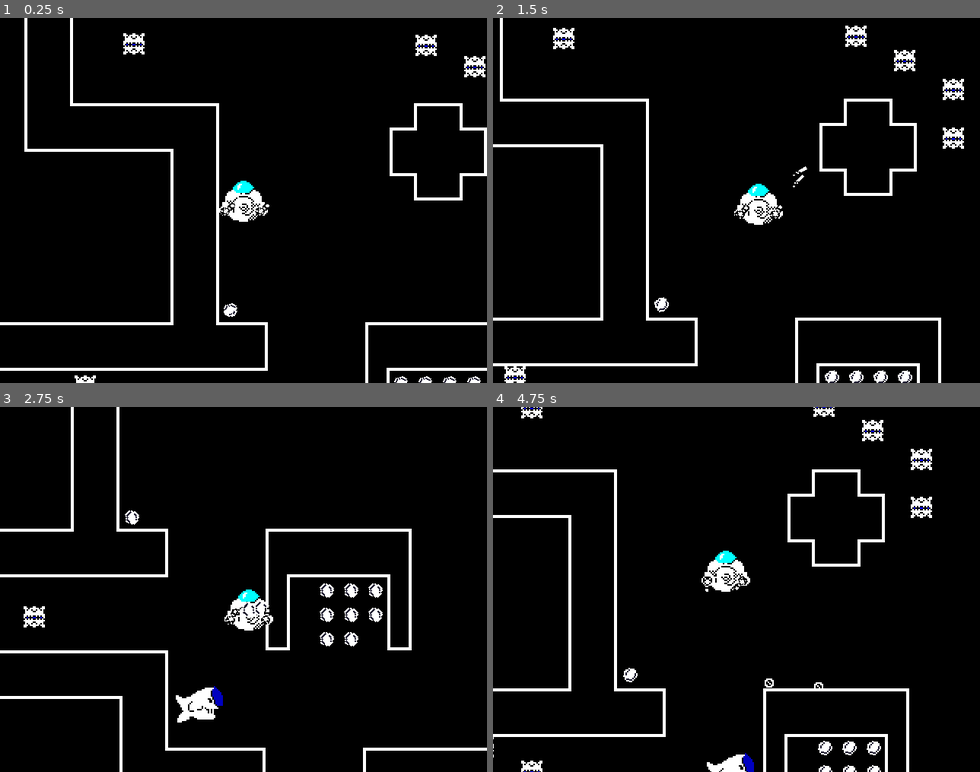
Above: before the commit, frames 1-4 (two rows, left to right).
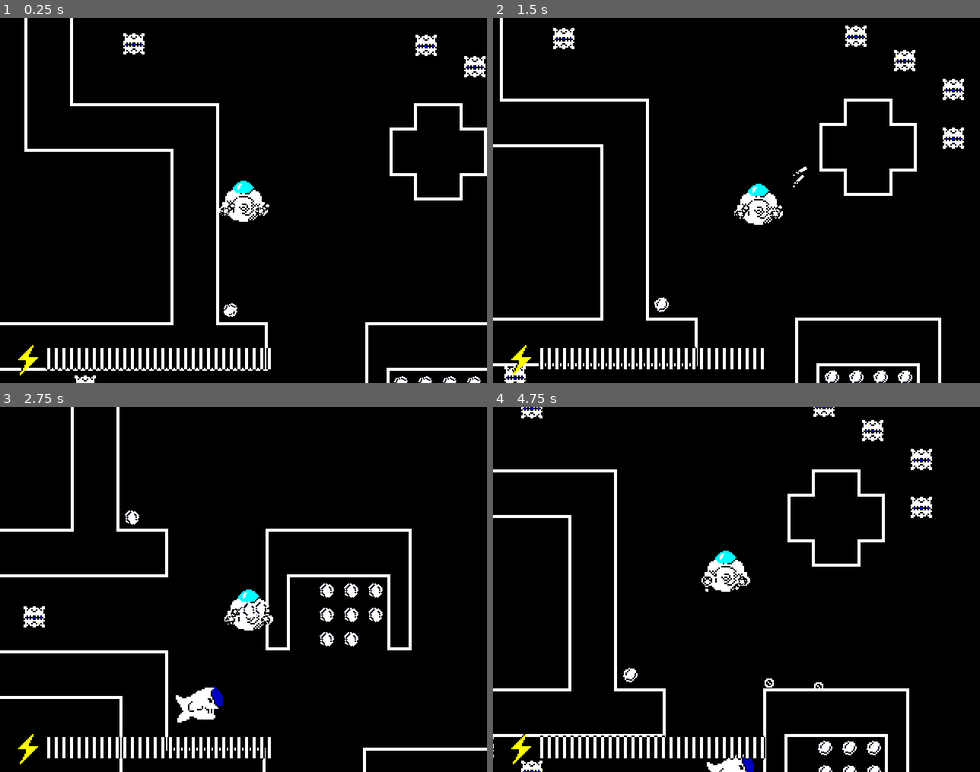
Above: after the commit, the same moments.

Repository: Paar86/Subminer
Game: Godot game, scene res://src/Levels/Main.tscn
Same seed, same stepped clock (60 frames per second), same inputs: the game is played once before the commit and once after it.
Inputs (mouse positions are in pixels of both pictures, inside the frame that each line leads up to):
- Up to frame 1 (0.25 s): no input
- Up to frame 2 (1.5 s): move the mouse to (843, 182) at 0.52 s; hold D (right) 0.53-1.28 s; hold Space (dash) 0.53-1.28 s; click (843, 182) at 0.8 s; move the mouse to (639, 218) at 1.27 s; hold S (down) from 1.28 s (still down); click (639, 218) at 1.35 s
- Up to frame 3 (2.75 s): tap Space (dash) at 1.55 s; move the mouse to (292, 509) at 2.02 s; release S (down) at 2.03 s; hold D (right) from 2.03 s (still down); hold Space (dash) from 2.03 s (still down); click (292, 509) at 2.3 s
- Up to frame 4 (4.75 s): move the mouse to (712, 662) at 2.77 s; release D (right) at 2.78 s; release Space (dash) at 2.78 s; hold W (up) 2.78-3.53 s; click (712, 662) at 2.85 s; tap Space (dash) at 3.05, 4.55 s; move the mouse to (882, 644) at 3.52 s; hold Space (dash) 3.53-4.28 s; hold A (left) from 3.53 s (still down); click (882, 644) at 3.8 s; move the mouse to (590, 534) at 4.27 s; click (590, 534) at 4.35 s

The runs differ from the first frame. In frame 1, 1.3% of the frame differs, in the area x 3-56%, y 89-98%; in frame 2, 1.2%; in frame 3, 1.2%; in frame 4, 1.3%.

Commit message:
Implemented basic UI
Added basic UI elements for displaying life energy of the player.
Other various changes/fixes.

Diff:
--- a/project.godot
+++ b/project.godot
@@ -13,9 +13,15 @@
 "class": "GameActor",
 "language": "GDScript",
 "path": "res://src/Common/GameActor.gd"
+}, {
+"base": "Control",
+"class": "HUD",
+"language": "GDScript",
+"path": "res://src/UI/HUD.gd"
 } ]
 _global_script_class_icons={
-"GameActor": ""
+"GameActor": "",
+"HUD": ""
 }
 
 [application]
@@ -26,6 +32,7 @@
 [autoload]
 
 Enums="*res://src/Autoload/Enums.gd"
+PlayerStats="*res://src/Autoload/PlayerStats.gd"
 
 [display]
 
--- /dev/null
+++ b/src/Autoload/PlayerStats.gd
@@ -0,0 +1,20 @@
+extends Node
+
+signal hitpoints_changed
+signal hitpoints_depleted
+
+const STARTING_HITPOINTS := 30
+
+var hitpoints := STARTING_HITPOINTS setget _set_hitpoints
+
+
+func _ready() -> void:
+	pass
+
+
+func _set_hitpoints(new_value: int) -> void:
+	hitpoints = clamp(new_value, 0, STARTING_HITPOINTS)
+	emit_signal("hitpoints_changed", hitpoints)
+
+	if hitpoints == 0:
+		emit_signal("hitpoints_depleted")
--- a/src/Enemies/HammerFish.tscn
+++ b/src/Enemies/HammerFish.tscn
@@ -27,12 +27,12 @@
 [node name="ChargeDetectorHigh" type="RayCast2D" parent="."]
 position = Vector2( 0, -7 )
 enabled = true
-cast_to = Vector2( 100, 0 )
+cast_to = Vector2( 200, 0 )
 
 [node name="ChargeDetectorLow" type="RayCast2D" parent="."]
 position = Vector2( 0, 7 )
 enabled = true
-cast_to = Vector2( 100, 0 )
+cast_to = Vector2( 200, 0 )
 
 [node name="CollisionShape2D" type="CollisionShape2D" parent="."]
 rotation = 1.5708
--- a/src/Enemies/Mine.gd
+++ b/src/Enemies/Mine.gd
@@ -42,6 +42,6 @@
 		explode()
 
 
-func _on_TriggerArea_area_entered(area: Area2D) -> void:
-	if !area.owner.is_in_group("Mines"):
+func _on_TriggerArea_body_entered(body: Node) -> void:
+	if !body.is_in_group("Mines"):
 		explode()
--- a/src/Enemies/Mine.tscn
+++ b/src/Enemies/Mine.tscn
@@ -97,4 +97,4 @@
 
 [connection signal="body_entered" from="PlayerDetector" to="." method="_on_PlayerDetector_body_entered"]
 [connection signal="body_exited" from="PlayerDetector" to="." method="_on_PlayerDetector_body_exited"]
-[connection signal="area_entered" from="TriggerArea" to="." method="_on_TriggerArea_area_entered"]
+[connection signal="body_entered" from="TriggerArea" to="." method="_on_TriggerArea_body_entered"]
--- a/src/Levels/Main.tscn
+++ b/src/Levels/Main.tscn
@@ -1,8 +1,9 @@
-[gd_scene load_steps=52 format=2]
+[gd_scene load_steps=53 format=2]
 
 [ext_resource path="res://assets/tilemap_base.png" type="Texture" id=1]
 [ext_resource path="res://src/Common/ObjectPlacerTileMap.tscn" type="PackedScene" id=2]
 [ext_resource path="res://src/Pickups/MineralBodyFloor.tscn" type="PackedScene" id=3]
+[ext_resource path="res://src/UI/HUD.tscn" type="PackedScene" id=4]
 [ext_resource path="res://src/Pickups/MineralBodyCeiling.tscn" type="PackedScene" id=6]
 
 [sub_resource type="ConvexPolygonShape2D" id=2]
@@ -467,3 +468,7 @@
 
 [node name="MineralBodyFloor2" parent="." instance=ExtResource( 3 )]
 position = Vector2( 128, 576 )
+
+[node name="CanvasLayer" type="CanvasLayer" parent="."]
+
+[node name="HUD" parent="CanvasLayer" instance=ExtResource( 4 )]
--- a/src/Player/PlayerKinematic.gd
+++ b/src/Player/PlayerKinematic.gd
@@ -1,6 +1,6 @@
 extends GameActor
 
-enum states { IDLE, MOVE, DRIFT }
+enum States { IDLE, MOVE, DRIFT }
 
 export var _hitpoints_override := 50
 export var _gravity_max := 30.0
@@ -12,84 +12,98 @@
 export var _rate_of_fire := 0.08
 export var _dash_timeout := 1.5
 
-var dash_enabled := true
-var velocity := Vector2(0.0, 0.0)
-var is_firing := false
-var state: int = states.IDLE
-var input_direction = Vector2.ZERO
-var _is_invincible: bool setget set_invincibility, get_invincibility
+var _player_stats := PlayerStats
+var _is_invincible: bool setget _set_invincibility, _get_invincibility
+var _dash_enabled := true
+var _velocity := Vector2(0.0, 0.0)
+var _is_firing := false
+var _state: int = States.IDLE
+var _input_direction = Vector2.ZERO
 
 onready var _main_sprite: Sprite = $Sprite
 onready var _cannon_left_sprite: Sprite = $CannonLeftPivot/CannonLeft
 onready var _cannon_right_sprite: Sprite = $CannonRightPivot/CannonRight
-onready var projectiles_container: Node = $BulletsContainer
-onready var left_cannon: Position2D = $CannonLeftPivot
-onready var right_cannon: Position2D = $CannonRightPivot
-onready var left_cannon_point: Position2D = $CannonLeftPivot/CannonLeft/BulletSpawnPoint
-onready var right_cannon_point: Position2D = $CannonRightPivot/CannonRight/BulletSpawnPoint
+onready var _projectiles_container: Node = $BulletsContainer
+onready var _left_cannon: Position2D = $CannonLeftPivot
+onready var _right_cannon: Position2D = $CannonRightPivot
+onready var _left_cannon_point: Position2D = $CannonLeftPivot/CannonLeft/BulletSpawnPoint
+onready var _right_cannon_point: Position2D = $CannonRightPivot/CannonRight/BulletSpawnPoint
 onready var _hurt_box := $Hurtbox
 
-var projectile_scene := preload("res://src/Player/Projectile.tscn")
+var _projectile_scene := preload("res://src/Player/Projectile.tscn")
+
+
+func propagate_effects(effects: Dictionary = {}) -> void:
+	if !_is_invincible:
+		_start_damage_flashing()
+
+		if Enums.Effects.DAMAGE in effects:
+			PlayerStats.hitpoints -= effects[Enums.Effects.DAMAGE]
+		if Enums.Effects.PUSH in effects:
+			var value: Vector2 = effects[Enums.Effects.PUSH]
+			_velocity = value
+			_state = States.DRIFT
 
 
 func _ready() -> void:
 	hitpoints = _hitpoints_override
+	PlayerStats.connect("hitpoints_depleted", self, "_on_hitpoints_depleted")
 
 
 func _unhandled_input(event: InputEvent) -> void:
-	if (event.is_action_pressed("dash") and state == states.MOVE and dash_enabled):
-		dash_enabled = false
-		velocity = input_direction * _dash_power
-		state = states.DRIFT
+	if (event.is_action_pressed("dash") and _state == States.MOVE and _dash_enabled):
+		_dash_enabled = false
+		_velocity = _input_direction * _dash_power
+		_state = States.DRIFT
 		yield(get_tree().create_timer(_dash_timeout), "timeout")
-		dash_enabled = true
+		_dash_enabled = true
 
 
 func _physics_process(delta: float) -> void:
-	input_direction = _get_direction()
+	_input_direction = _get_direction()
 
-	match state:
-		states.IDLE:
-			if input_direction != Vector2.ZERO:
-				state = states.MOVE
+	match _state:
+		States.IDLE:
+			if _input_direction != Vector2.ZERO:
+				_state = States.MOVE
 
-			velocity.y += _gravity_accel * delta
-			if velocity.y > _gravity_max:
-				velocity.y = _gravity_max
+			_velocity.y += _gravity_accel * delta
+			if _velocity.y > _gravity_max:
+				_velocity.y = _gravity_max
 
 			# Threshold to allow sliding on corners
-			if velocity.length() > _gravity_max:
+			if _velocity.length() > _gravity_max:
 				_apply_friction(true, true, delta)
-		states.MOVE:
-			velocity += _thrust_accel * input_direction * delta
-			if (velocity.length() > _thrust_power_max):
-				velocity = velocity.normalized() * _thrust_power_max
+		States.MOVE:
+			_velocity += _thrust_accel * _input_direction * delta
+			if (_velocity.length() > _thrust_power_max):
+				_velocity = _velocity.normalized() * _thrust_power_max
 
-			var friction_on_x = true if input_direction.x == 0.0 else false
-			var friction_on_y = true if input_direction.y == 0.0 else false
+			var friction_on_x = true if _input_direction.x == 0.0 else false
+			var friction_on_y = true if _input_direction.y == 0.0 else false
 			_apply_friction(friction_on_x, friction_on_y, delta)
 
-			if velocity == Vector2.ZERO:
-				state = states.IDLE
-		states.DRIFT:
+			if _velocity == Vector2.ZERO:
+				_state = States.IDLE
+		States.DRIFT:
 			# We only need to apply friction in this state
 			_apply_friction(true, true, delta)
-			if (velocity.length() < _thrust_power_max):
-				state = states.MOVE
+			if (_velocity.length() < _thrust_power_max):
+				_state = States.MOVE
 
-	velocity = move_and_slide(velocity)
+	_velocity = move_and_slide(_velocity)
 
 	# We should be able to fire anytime
-	if Input.is_action_pressed("fire") and !is_firing:
+	if Input.is_action_pressed("fire") and !_is_firing:
 		_fire_cannons()
 
 
-func set_invincibility(value: bool) -> void:
+func _set_invincibility(value: bool) -> void:
 	var collision_layer_value = 0 if value else 1
 	_hurt_box.set_deferred("collision_layer", collision_layer_value)
 
 
-func get_invincibility() -> bool:
+func _get_invincibility() -> bool:
 	return true if _hurt_box.collision_layer == 0 else false
 
 
@@ -102,31 +116,31 @@
 func _apply_friction(x_axis: bool, y_axis: bool, delta: float) -> void:
 	# Calculate horizontal friction; both axes need to be calculated separatedly
 	if x_axis:
-		velocity.x += -1.0 * sign(velocity.x) * _friction * delta
+		_velocity.x += -1.0 * sign(_velocity.x) * _friction * delta
 		# For situations when applying friction would change a sign of the x axis
-		if abs(velocity.x) < _friction * delta:
-			velocity.x = 0.0
+		if abs(_velocity.x) < _friction * delta:
+			_velocity.x = 0.0
 	# Calculate vertical friction
 	if y_axis:
-		velocity.y += -1.0 * sign(velocity.y) * _friction * delta
-		if abs(velocity.y) < _friction * delta:
-			velocity.y = 0.0
+		_velocity.y += -1.0 * sign(_velocity.y) * _friction * delta
+		if abs(_velocity.y) < _friction * delta:
+			_velocity.y = 0.0
 
 
 func _fire_cannons() -> void:
-	is_firing = true
-	_spawn_projectile(left_cannon_point.global_position, left_cannon.rotation)
+	_is_firing = true
+	_spawn_projectile(_left_cannon_point.global_position, _left_cannon.rotation)
 	yield(get_tree().create_timer(_rate_of_fire), "timeout")
-	_spawn_projectile(right_cannon_point.global_position, right_cannon.rotation)
+	_spawn_projectile(_right_cannon_point.global_position, _right_cannon.rotation)
 	yield(get_tree().create_timer(_rate_of_fire), "timeout")
-	is_firing = false
+	_is_firing = false
 
 
 func _spawn_projectile(global_position: Vector2, angle_rad: float) -> void:
-	var projectile_instance = projectile_scene.instance()
+	var projectile_instance = _projectile_scene.instance()
 	projectile_instance.global_position = global_position
 	projectile_instance.rotation = angle_rad
-	projectiles_container.add_child(projectile_instance)
+	_projectiles_container.add_child(projectile_instance)
 
 
 func _start_damage_flashing() -> void:
@@ -145,15 +159,5 @@
 	self._is_invincible = false
 
 
-func propagate_effects(effects: Dictionary = {}) -> void:
-	if !_is_invincible:
-		.propagate_effects(effects)
-		_start_damage_flashing()
-
-		if hitpoints == 0:
-			queue_free()
-
-		if Enums.Effects.PUSH in effects:
-			var value: Vector2 = effects[Enums.Effects.PUSH]
-			velocity = value
-			state = states.DRIFT
+func _on_hitpoints_depleted() -> void:
+	queue_free()
--- /dev/null
+++ b/src/UI/HUD.gd
@@ -0,0 +1,35 @@
+extends Control
+class_name HUD
+
+onready var _power_logo: TextureRect = $VBoxContainer/LifeBar/PowerLogo
+onready var _hitpoints_holder: Control = $VBoxContainer/LifeBar/HitpointsMargin/HitpointsHolder
+onready var _hitpoint_texture := preload("res://assets/ui/power_unit.png")
+onready var _power_texture := preload("res://assets/ui/power_symbol_yellow.png")
+onready var _blinking_power_texture := preload("res://src/UI/PowerBlinkingAnimatedTexture.tres")
+
+const POWER_BLINKING_THRESHOLD := 10
+
+
+func _ready() -> void:
+	_power_logo.texture = _power_texture
+
+	for i in PlayerStats.STARTING_HITPOINTS:
+		var hitpoint = TextureRect.new()
+		hitpoint.texture = _hitpoint_texture
+		hitpoint.size_flags_horizontal = SIZE_FILL
+		_hitpoints_holder.add_child(hitpoint)
+
+	PlayerStats.connect("hitpoints_changed", self, "_on_hitpoints_changed")
+
+
+func _on_hitpoints_changed(hitpoints: int) -> void:
+	for i in _hitpoints_holder.get_child_count():
+		var child: TextureRect = _hitpoints_holder.get_child(i)
+		child.visible = i < hitpoints
+
+	if hitpoints <= POWER_BLINKING_THRESHOLD:
+		_start_power_blinking()
+
+
+func _start_power_blinking() -> void:
+	_power_logo.texture = _blinking_power_texture
--- /dev/null
+++ b/src/UI/HUD.tscn
@@ -0,0 +1,56 @@
+[gd_scene load_steps=3 format=2]
+
+[ext_resource path="res://assets/ui/power_symbol_yellow.png" type="Texture" id=2]
+[ext_resource path="res://src/UI/HUD.gd" type="Script" id=4]
+
+[node name="HUD" type="Control"]
+anchor_right = 1.0
+anchor_bottom = 1.0
+margin_left = 10.0
+script = ExtResource( 4 )
+__meta__ = {
+"_edit_use_anchors_": false
+}
+
+[node name="VBoxContainer" type="VBoxContainer" parent="."]
+anchor_top = 1.0
+anchor_right = 1.0
+anchor_bottom = 1.0
+margin_top = -36.0
+__meta__ = {
+"_edit_use_anchors_": false
+}
+
+[node name="MineralsBar" type="HBoxContainer" parent="VBoxContainer"]
+margin_right = 310.0
+
+[node name="LifeBar" type="HBoxContainer" parent="VBoxContainer"]
+margin_top = 4.0
+margin_right = 310.0
+margin_bottom = 36.0
+__meta__ = {
+"_edit_use_anchors_": false
+}
+
+[node name="PowerLogo" type="TextureRect" parent="VBoxContainer/LifeBar"]
+margin_right = 16.0
+margin_bottom = 32.0
+size_flags_horizontal = 0
+size_flags_vertical = 0
+texture = ExtResource( 2 )
+stretch_mode = 3
+
+[node name="HitpointsMargin" type="MarginContainer" parent="VBoxContainer/LifeBar"]
+margin_left = 20.0
+margin_right = 310.0
+margin_bottom = 16.0
+size_flags_horizontal = 3
+size_flags_vertical = 0
+custom_constants/margin_top = 8
+custom_constants/margin_bottom = 8
+
+[node name="HitpointsHolder" type="HBoxContainer" parent="VBoxContainer/LifeBar/HitpointsMargin"]
+margin_top = 8.0
+margin_right = 290.0
+margin_bottom = 8.0
+custom_constants/separation = 0
--- /dev/null
+++ b/src/UI/PowerBlinkingAnimatedTexture.tres
@@ -0,0 +1,11 @@
+[gd_resource type="AnimatedTexture" load_steps=3 format=2]
+
+[ext_resource path="res://assets/ui/power_symbol_red.png" type="Texture" id=1]
+[ext_resource path="res://assets/ui/power_symbol_yellow.png" type="Texture" id=2]
+
+[resource]
+frames = 2
+fps = 8.0
+frame_0/texture = ExtResource( 2 )
+frame_1/texture = ExtResource( 1 )
+frame_1/delay_sec = 0.0
Binary file added: assets/ui/power_symbol_red.png
Not shown, added: assets/ui/power_symbol_red.png.import
Binary file added: assets/ui/power_symbol_yellow.png
Not shown, added: assets/ui/power_symbol_yellow.png.import
Binary file added: assets/ui/power_unit.png
Not shown, added: assets/ui/power_unit.png.import
